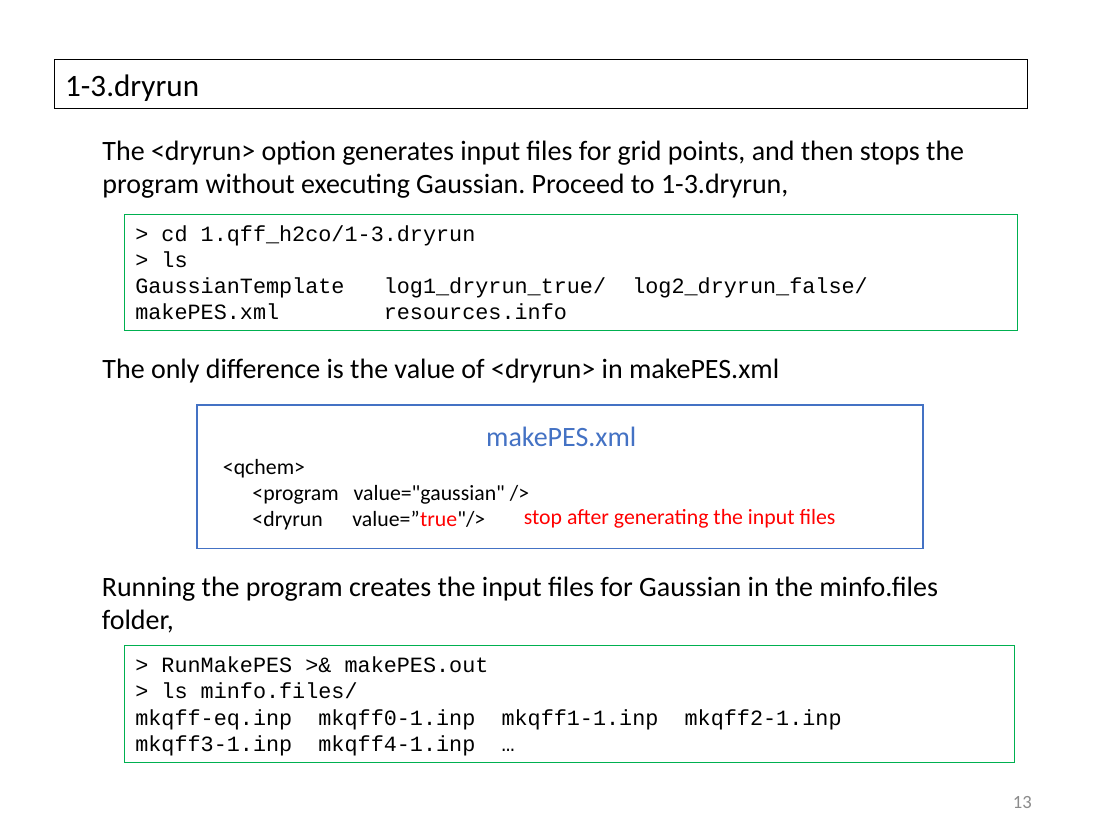
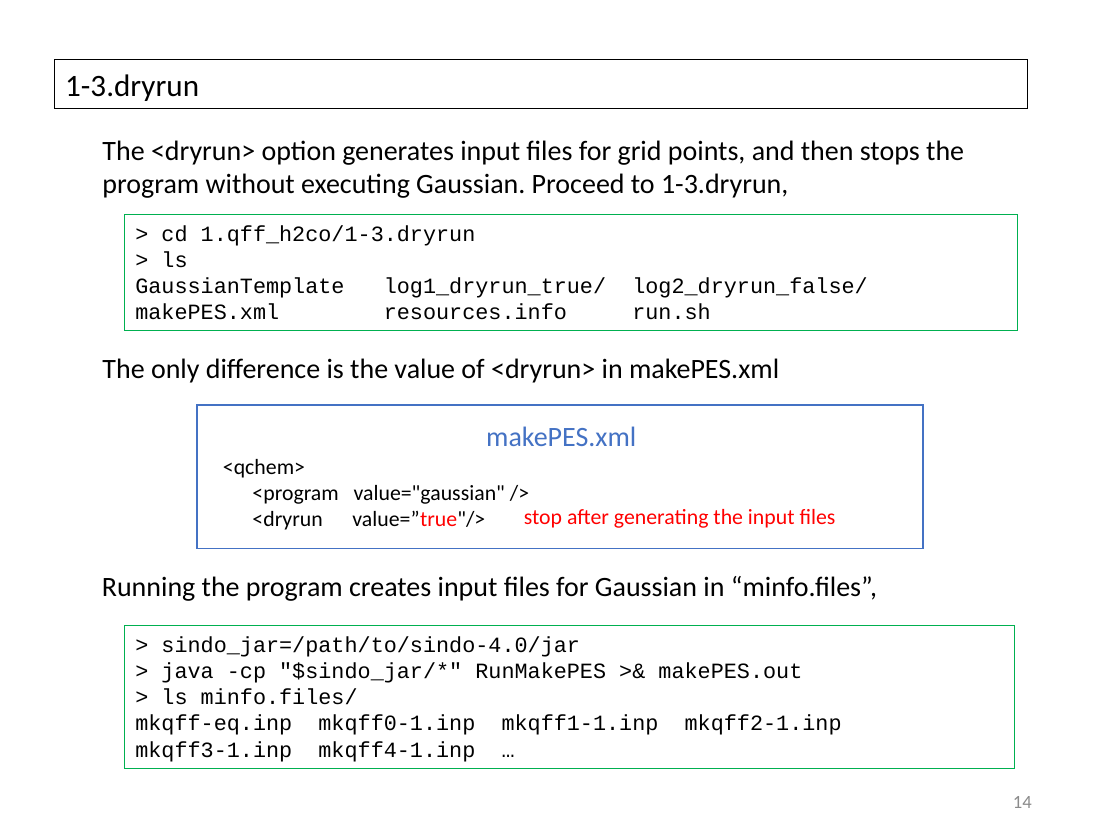
Before and after one commit to yagikiyoshi/sindo, a slide deck: slide 15 of doc/MakePES/usage_MakePES.pptx (slide 14 before the commit). Drawn at 1120x840 pixels with LibreOffice and Linux fonts; fonts in the diff are those of the drawing. Boxes give left, top, right and bottom in pixels: in the first picture for what was removed or moved away, otherwise in the second. Text is boxed around its words. In the diff, an @@ line names an element or a change of style, - is before the commit and + after.

```diff
--- a/doc/MakePES/usage_MakePES.pptx
+++ b/doc/MakePES/usage_MakePES.pptx
@@ text in rectangle at <box>135,278,710,320</box>: text changed @@
-GaussianTemplate log1_dryrun_true/ log2_dryrun_false/ makePES.xml resources.info
+GaussianTemplate log1_dryrun_true/ log2_dryrun_false/ makePES.xml resources.info run.sh
@@ text at <box>102,576,877,601</box>: text changed @@
-Running the program creates the input files for Gaussian in the minfo.files folder,
+Running the program creates input files for Gaussian in “minfo.files”,
@@ rectangle "> sindo_jar=/path/to/sindo-4.0/jar": place and size @@
-rectangle "> sindo_jar=/path/to/sindo-4.0/jar" at <box>124,645,1015,762</box>
+rectangle "> sindo_jar=/path/to/sindo-4.0/jar" at <box>124,625,1015,768</box>
@@ text in rectangle at <box>161,636,802,683</box>: text changed @@
-> RunMakePES >& makePES.out
+> sindo_jar=/path/to/sindo-4.0/jar
+> java -cp "$sindo_jar/*" RunMakePES >& makePES.out
@@ page number at <box>1013,796,1032,808</box>: text changed @@
-13
+14
```
Also in this commit, not shown: 33 other slides changed, 10 slides added, 5 slides removed, 1 other file.
